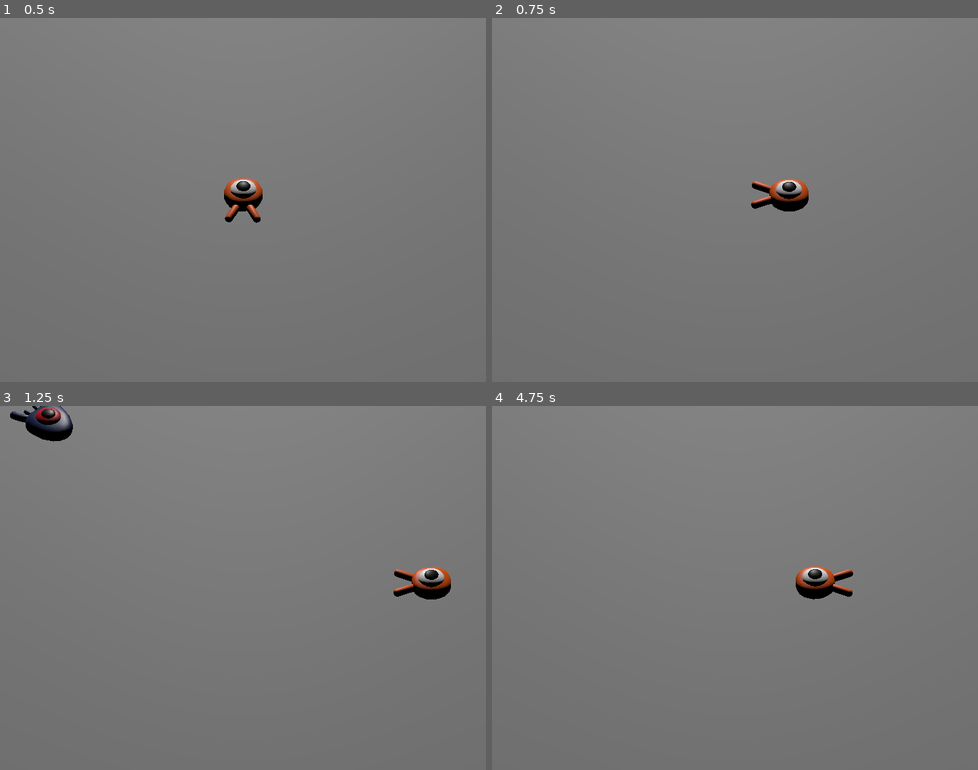
Above: before the commit, frames 1-4 (two rows, left to right).
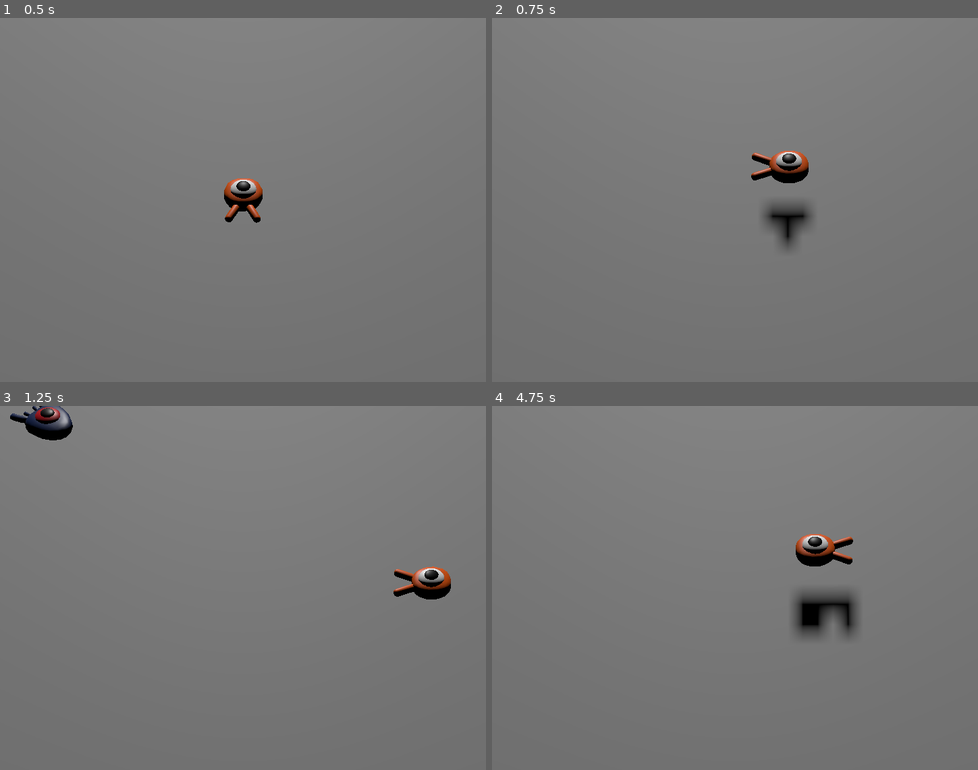
Above: after the commit, the same moments.

Repository: maks1596/squash-the-creeps
Game: Godot game, scene res://scenes/main.tscn
Same seed, same stepped clock (60 frames per second), same inputs: the game is played once before the commit and once after it.
Inputs:
- Up to frame 1 (0.5 s): no input
- Up to frame 2 (0.75 s): tap Enter at 0.5 s; hold D (move_right) from 0.53 s (still down); tap Space (jump) at 0.6 s
- Up to frame 3 (1.25 s): keep holding D (move_right); tap Space (jump) at 0.77, 1.07 s
- Up to frame 4 (4.75 s): release D (move_right) at 1.28 s; hold S (move_down) 1.28-2.03 s; tap Space (jump) at 1.35, 1.52, 1.82, 2.1, 2.85, 3.02, 3.32, 3.6, 3.77, 4.07, 4.35, 4.52 s; hold D (move_right) 2.03-2.78 s; hold W (move_up) 2.78-3.53 s; hold A (move_left) from 3.53 s (still down)

Frame 1 is identical in both runs. In frame 2, 2.1% of the frame differs, in the area x 53-66%, y 36-64%; in frame 3, 0.2%; in frame 4, 2.7%, in the area x 62-76%, y 35-64%.

Commit message:
Добавил прыжок игроку

Diff:
--- a/scripts/player.gd
+++ b/scripts/player.gd
@@ -6,6 +6,8 @@
 var speed = 14
 @export_range(0, 100, 1, "or_greater", "suffix:m/s^2")
 var fail_acceleration = 75
+@export_range(0, 100, 1, "or_greater", "suffix:m/s")
+var jump_impulse = 20
 
 @onready var _pivot = $Pivot
 
@@ -15,6 +17,7 @@
 	_rotate_model(direction)
 	_apply_ground_velocity(direction)
 	_apply_vertical_velocity(delta)
+	_apply_jump_implulse()
 
 	velocity = _target_velocity
 	move_and_slide()
@@ -44,4 +47,12 @@
 
 func _apply_vertical_velocity(delta: float):
 	if is_on_floor(): return
+
 	_target_velocity.y = _target_velocity.y - (fail_acceleration * delta)
+
+
+func _apply_jump_implulse():
+	if not is_on_floor(): return
+	if not Input.is_action_just_pressed("jump"): return
+
+	_target_velocity.y = jump_impulse
